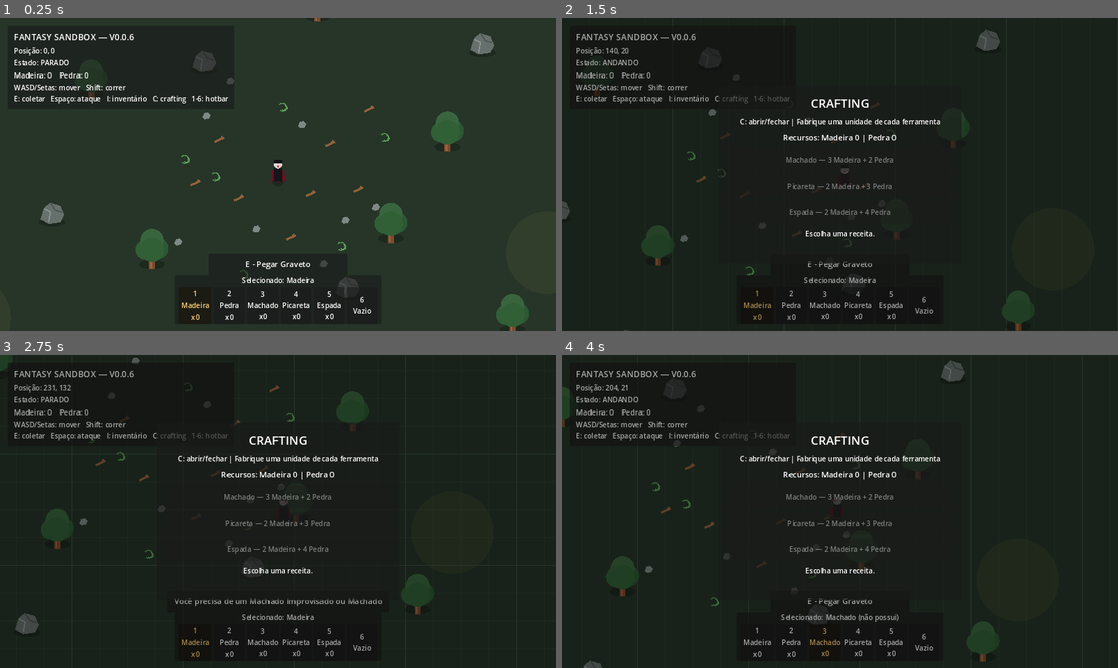
Above: before the commit, frames 1-4 (two rows, left to right).
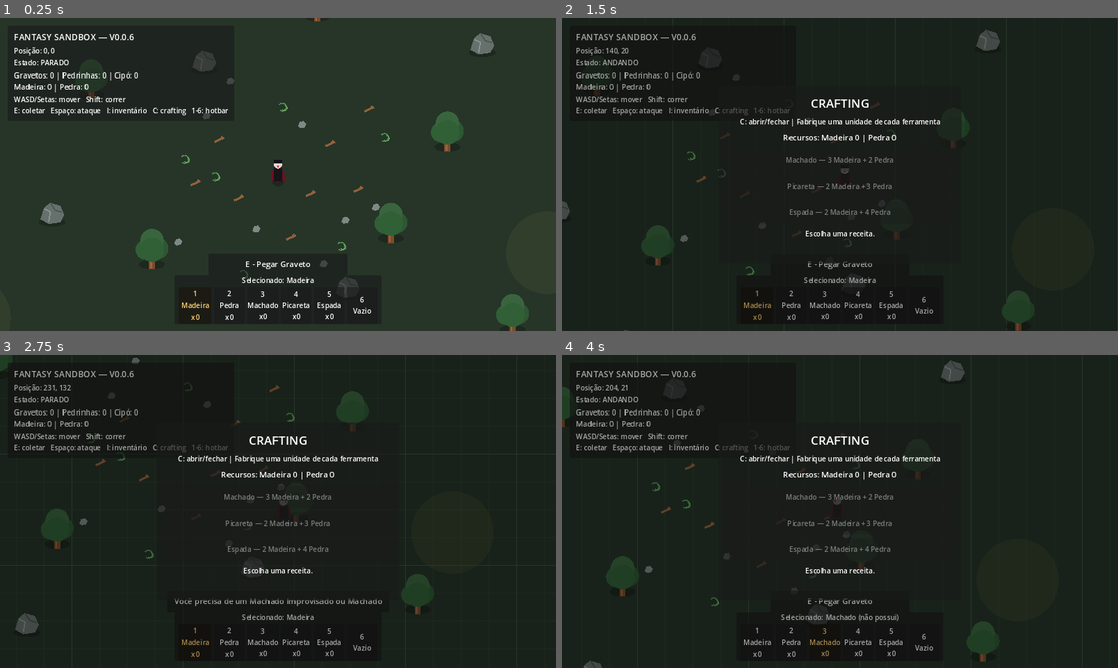
Above: after the commit, the same moments.

Repository: janduyankiingles-ops/Fantasy-Sandbox
Game: Godot game, scene res://scenes/main.tscn
Two runs of this game, one before a commit and one after it. Both use one fixed random seed, a clock stepped at 60 frames per second and the inputs below.
Inputs:
- Up to frame 1 (0.25 s): no input
- Up to frame 2 (1.5 s): tap Enter at 0.5 s; hold D 0.53-1.28 s; tap I at 0.6, 1.25 s; tap Space at 0.77 s; hold S from 1.28 s (still down); tap C at 1.35 s
- Up to frame 3 (2.75 s): tap Space at 1.52 s; release S at 2.03 s; hold D from 2.03 s (still down); tap 1 at 2.1 s
- Up to frame 4 (4 s): release D at 2.78 s; hold W 2.78-3.53 s; tap 2 at 2.85 s; tap Space at 3.02, 3.77 s; hold A from 3.53 s (still down); tap 3 at 3.6 s

The runs differ from the first frame. In frame 1, 1.2% of the frame differs, in the area x 2-41%, y 17-33%; in frame 2, 1.1%; in frame 3, 1.0%; in frame 4, 1.0%.

Commit message:
v0.0.7: add primitive materials, improvised tools and two-tier crafting

Diff:
--- a/scripts/player.gd
+++ b/scripts/player.gd
@@ -19,8 +19,14 @@
 var selected_hotbar_slot: int = 0
 
 var inventory: Dictionary = {
+	"stick": 0,
+	"small_stone": 0,
+	"vine": 0,
 	"wood": 0,
 	"stone": 0,
+	"improvised_axe": 0,
+	"improvised_pickaxe": 0,
+	"improvised_knife": 0,
 	"axe": 0,
 	"pickaxe": 0,
 	"sword": 0
@@ -95,7 +101,7 @@
 	if not nearby_resource.has_method("harvest"):
 		return
 
-	var selected_tool: String = get_selected_tool()
+	var selected_tool: String = get_selected_item_key()
 	var result: Dictionary = nearby_resource.call("harvest", selected_tool)
 	var amount: int = int(result.get("amount", 0))
 
@@ -103,33 +109,64 @@
 		return
 
 	var resource_type: String = str(result.get("type", ""))
-	if resource_type == "tree":
-		inventory["wood"] = int(inventory.get("wood", 0)) + amount
-	elif resource_type == "rock":
-		inventory["stone"] = int(inventory.get("stone", 0)) + amount
-	else:
-		return
-
+	var inventory_key: String = _resource_type_to_inventory_key(resource_type)
+	if inventory_key.is_empty():
+		return
+
+	inventory[inventory_key] = int(inventory.get(inventory_key, 0)) + amount
 	interact_cooldown_left = interaction_cooldown
 	inventory_changed.emit()
 
+func _resource_type_to_inventory_key(resource_type: String) -> String:
+	match resource_type:
+		"stick":
+			return "stick"
+		"small_stone":
+			return "small_stone"
+		"vine":
+			return "vine"
+		"tree":
+			return "wood"
+		"rock":
+			return "stone"
+		_:
+			return ""
+
 func set_selected_hotbar_slot(slot_index: int) -> void:
 	selected_hotbar_slot = clampi(slot_index, 0, 5)
 
-func get_selected_tool() -> String:
-	if selected_hotbar_slot == 2 and int(inventory.get("axe", 0)) > 0:
-		return "axe"
-	if selected_hotbar_slot == 3 and int(inventory.get("pickaxe", 0)) > 0:
-		return "pickaxe"
-	return ""
+func get_selected_item_key() -> String:
+	var key: String = ""
+
+	match selected_hotbar_slot:
+		0:
+			key = "improvised_axe"
+		1:
+			key = "improvised_pickaxe"
+		2:
+			key = "improvised_knife"
+		3:
+			key = "axe"
+		4:
+			key = "pickaxe"
+		5:
+			key = "sword"
+
+	if int(inventory.get(key, 0)) <= 0:
+		return ""
+
+	return key
 
 func get_interaction_prompt() -> String:
 	if nearby_resource != null and is_instance_valid(nearby_resource) and nearby_resource.has_method("get_interaction_text"):
-		return str(nearby_resource.call("get_interaction_text", get_selected_tool()))
+		return str(nearby_resource.call("get_interaction_text", get_selected_item_key()))
 	return ""
 
 func get_inventory_text() -> String:
-	return "Madeira: %d    Pedra: %d" % [
+	return "Gravetos: %d | Pedrinhas: %d | Cipó: %d\nMadeira: %d | Pedra: %d" % [
+		int(inventory.get("stick", 0)),
+		int(inventory.get("small_stone", 0)),
+		int(inventory.get("vine", 0)),
 		int(inventory.get("wood", 0)),
 		int(inventory.get("stone", 0))
 	]
@@ -137,37 +174,47 @@
 func get_inventory_amount(item_key: String) -> int:
 	return int(inventory.get(item_key, 0))
 
+func get_inventory_snapshot() -> Dictionary:
+	return inventory.duplicate()
+
 func craft_item(item_key: String) -> bool:
-	var wood_cost: int = 0
-	var stone_cost: int = 0
-
-	match item_key:
-		"axe":
-			wood_cost = 3
-			stone_cost = 2
-		"pickaxe":
-			wood_cost = 2
-			stone_cost = 3
-		"sword":
-			wood_cost = 2
-			stone_cost = 4
-		_:
-			return false
+	var costs: Dictionary = _get_recipe_costs(item_key)
+	if costs.is_empty():
+		return false
 
 	if int(inventory.get(item_key, 0)) > 0:
 		return false
 
-	var current_wood: int = int(inventory.get("wood", 0))
-	var current_stone: int = int(inventory.get("stone", 0))
-
-	if current_wood < wood_cost or current_stone < stone_cost:
-		return false
-
-	inventory["wood"] = current_wood - wood_cost
-	inventory["stone"] = current_stone - stone_cost
+	for resource_key in costs.keys():
+		var needed: int = int(costs[resource_key])
+		var available: int = int(inventory.get(resource_key, 0))
+		if available < needed:
+			return false
+
+	for resource_key in costs.keys():
+		var needed: int = int(costs[resource_key])
+		inventory[resource_key] = int(inventory.get(resource_key, 0)) - needed
+
 	inventory[item_key] = 1
 	inventory_changed.emit()
 	return true
+
+func _get_recipe_costs(item_key: String) -> Dictionary:
+	match item_key:
+		"improvised_axe":
+			return {"stick": 2, "small_stone": 1, "vine": 1}
+		"improvised_pickaxe":
+			return {"stick": 2, "small_stone": 2, "vine": 1}
+		"improvised_knife":
+			return {"stick": 1, "small_stone": 1, "vine": 1}
+		"axe":
+			return {"wood": 3, "stone": 2}
+		"pickaxe":
+			return {"wood": 2, "stone": 3}
+		"sword":
+			return {"wood": 2, "stone": 4}
+		_:
+			return {}
 
 func _draw() -> void:
 	draw_circle(Vector2(0, 13), 14.0, Color(0.05, 0.05, 0.06, 0.35))
